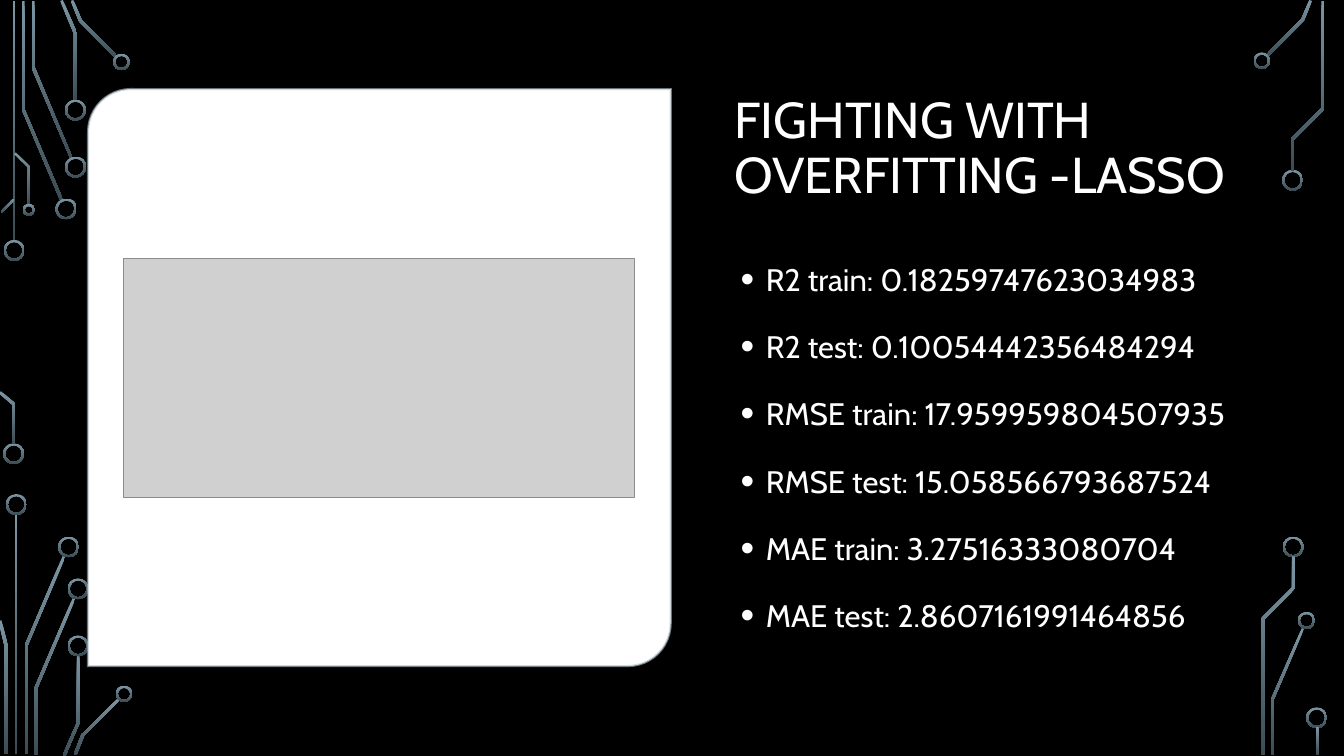
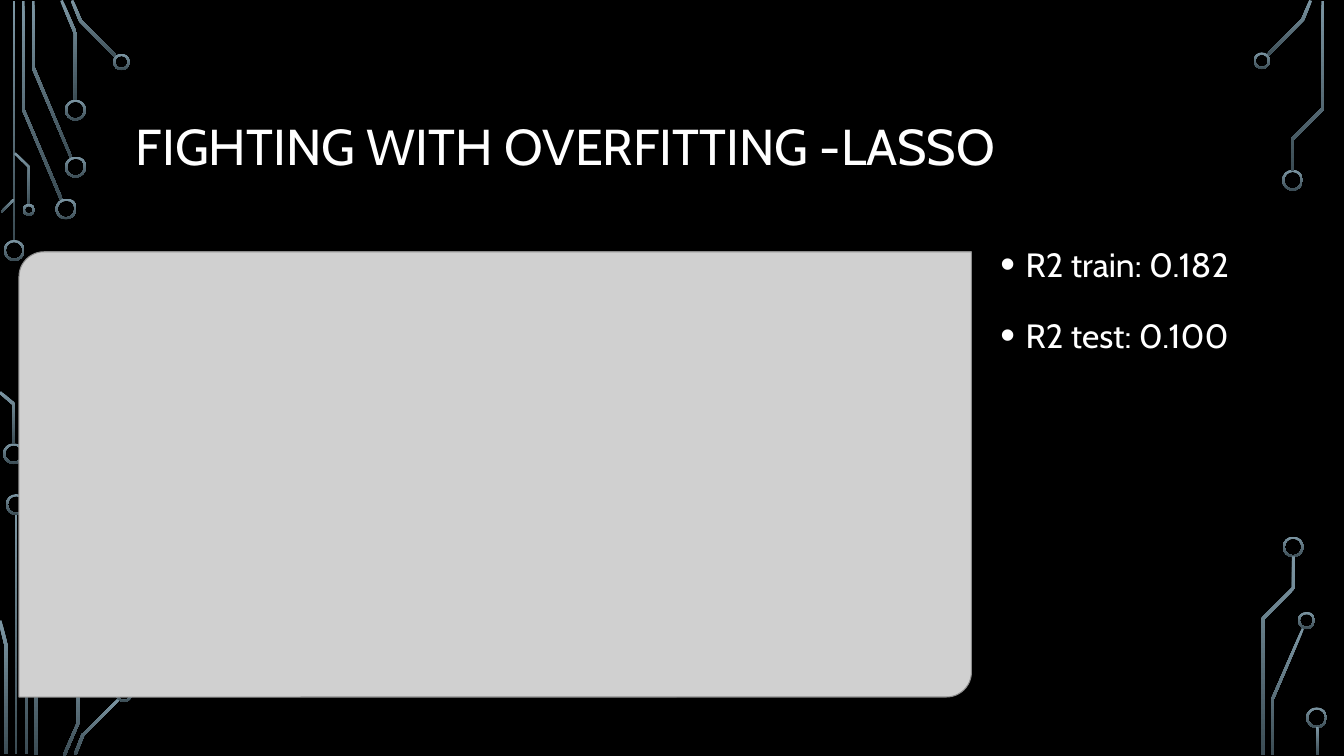
Before and after one commit to bugraefendi/ML-Grades, a slide deck: slide 14 of UpdateMachine Learning I Short Project.pptx (slide 11 before the commit). Drawn at 1344x756 pixels with LibreOffice and Linux fonts; fonts in the diff are those of the drawing; grey boxes stand for pictures; background and template pictures are left out. Boxes give left, top, right and bottom in pixels: in the first picture for what was removed or moved away, otherwise in the second. Text is boxed around its words. In the diff, an @@ line names an element or a change of style, - is before the commit and + after.

```diff
--- a/UpdateMachine Learning I Short Project.pptx
+++ b/UpdateMachine Learning I Short Project.pptx
@@ round diag rect removed at (88,89,670,665) @@
@@ title "FIGHTING WITH OVERFITTING -LASSO" rewrapped from (734,102,1225,194) to (136,129,995,166) @@
@@ picture: place and size @@
-picture at (123,259,634,498)
+picture at (19,252,972,698)
@@ text at (1026,253,1229,349): text changed; size 22.2 to 24 pt @@
-• R2 train: 0.18259747623034983
-• R2 test: 0.10054442356484294
-• RMSE train: 17.959959804507935
-• RMSE test: 15.058566793687524
-• MAE train: 3.27516333080704
-• MAE test: 2.8607161991464856
+• R2 train: 0.182
+• R2 test: 0.100
```
Also in this commit, not shown: 9 other slides changed, 3 slides added.
